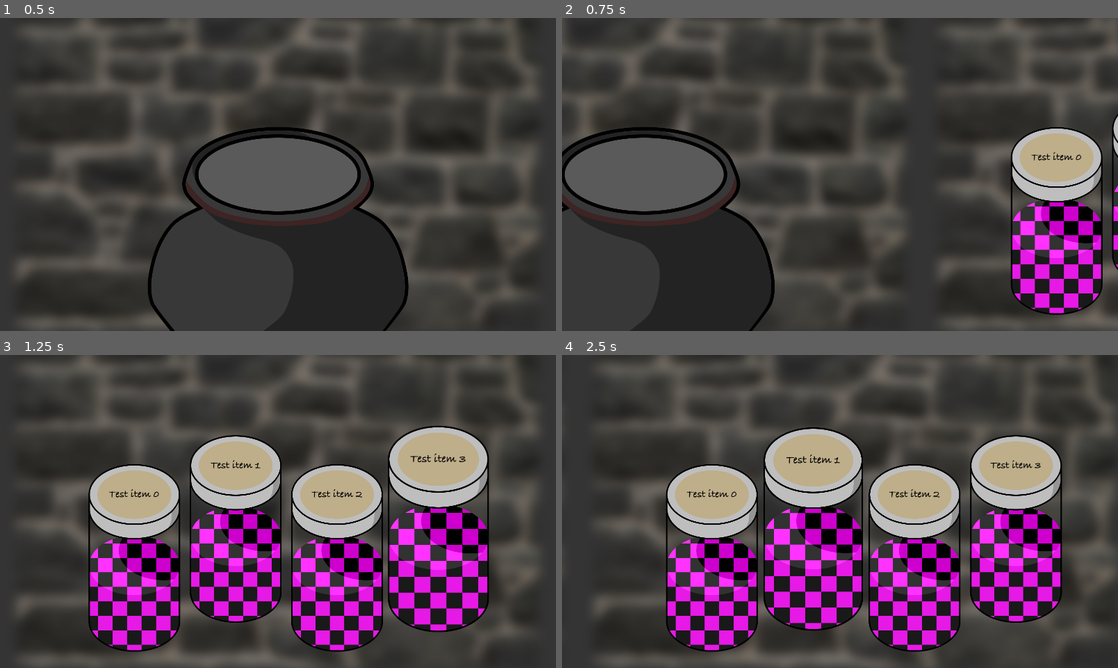
Above: before the commit, frames 1-4 (two rows, left to right).
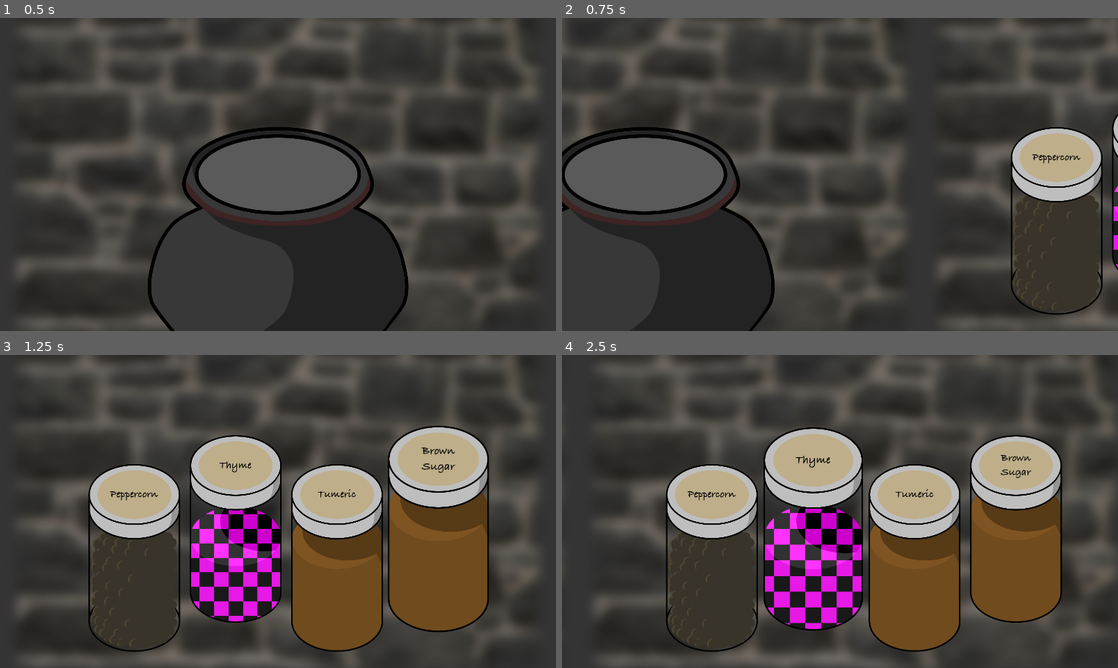
Above: after the commit, the same moments.

Repository: r0ckwav3/out-of-thyme
Game: Godot game, scene res://Scenes/game.tscn
Same seed, same stepped clock (60 frames per second), same inputs: the game is played once before the commit and once after it.
Inputs (mouse positions are in pixels of both pictures, inside the frame that each line leads up to):
- Up to frame 1 (0.5 s): no input
- Up to frame 2 (0.75 s): tap Enter at 0.5 s; move the mouse to (962, 158) at 0.52 s; hold Right (ui_right) from 0.53 s (still down); click (962, 158) at 0.67 s
- Up to frame 3 (1.25 s): keep holding Right (ui_right)
- Up to frame 4 (2.5 s): move the mouse to (695, 558) at 1.27 s; release Right (ui_right) at 1.28 s; hold Left (ui_left) 1.28-2.03 s; click (695, 558) at 1.42 s; move the mouse to (895, 442) at 2.02 s; hold Right (ui_right) from 2.03 s (still down); click (895, 442) at 2.17 s

Frame 1 is identical in both runs. In frame 2, 4.8% of the frame differs, in the area x 81-97%, y 42-95%; in frame 3, 18%, in the area x 16-88%, y 29-95%; in frame 4, 16%.

Commit message:
recipe manager assigns spice data from file

Diff:
--- /dev/null
+++ b/gd/Data/spices.json
@@ -0,0 +1,22 @@
+[
+  {
+    "id": 0,
+    "name": "Thyme",
+    "texture": "Jar_Unimplemented.png"
+  },
+  {
+    "id": 1,
+    "name": "Peppercorn",
+    "texture": "Jar_Peppercorn.png"
+  },
+  {
+    "id": 2,
+    "name": "Brown Sugar",
+    "texture": "Jar_Liquid_Brown.png"
+  },
+  {
+    "id": 3,
+    "name": "Tumeric",
+    "texture": "Jar_Liquid_Brown.png"
+  },
+]
--- a/gd/Scenes/game.tscn
+++ b/gd/Scenes/game.tscn
@@ -1,9 +1,11 @@
-[gd_scene load_steps=5 format=3 uid="uid://v7o8nvto7jyn"]
+[gd_scene load_steps=7 format=3 uid="uid://v7o8nvto7jyn"]
 
 [ext_resource type="PackedScene" uid="uid://bp3ktpd4rye8f" path="res://Scenes/subscene_manager.tscn" id="1_bnhar"]
 [ext_resource type="PackedScene" uid="uid://63nui4oaaiyw" path="res://Scenes/pot_scene.tscn" id="2_luqqc"]
 [ext_resource type="Texture2D" uid="uid://gy4pdicj0op1" path="res://Assets/BGs/blurry_wall.jpg" id="3_njvuc"]
 [ext_resource type="PackedScene" uid="uid://dju6rnicahicb" path="res://Scenes/jar_controller.tscn" id="4_77yxr"]
+[ext_resource type="Script" path="res://Scripts/RecipeManager.gd" id="5_c6pvm"]
+[ext_resource type="Script" path="res://Scripts/MouseManager.gd" id="6_2huoc"]
 
 [node name="Game" type="Node2D"]
 
@@ -25,3 +27,12 @@
 
 [node name="JarController" parent="SubsceneManager2/TempDrawerScene" instance=ExtResource("4_77yxr")]
 position = Vector2(464, 700)
+
+[node name="RecipeManager" type="Node" parent="."]
+script = ExtResource("5_c6pvm")
+
+[node name="MouseManager" type="Node2D" parent="."]
+script = ExtResource("6_2huoc")
+
+[connection signal="item_selected" from="SubsceneManager2/TempDrawerScene/JarController" to="MouseManager" method="_on_spice_selected"]
+[connection signal="spices_intialized" from="RecipeManager" to="SubsceneManager2/TempDrawerScene/JarController" method="_on_spice_init"]
--- a/gd/Scripts/JarController.gd
+++ b/gd/Scripts/JarController.gd
@@ -4,21 +4,30 @@
 
 @export var Jar: PackedScene
 @export var num_jars = 4
+@export var spice_list_start = 0
 @export_group("Positioning")
 @export var dx = 350
 @export var dy = -100
 
+var jar_setup = false
 var jars = []
 
 # Called when the node enters the scene tree for the first time.
 func _ready():
+	pass
+
+func _on_spice_init(spices):
+	# TODO: add better logic to just display less jars
+	assert(len(spices) >= num_jars + spice_list_start)
 	# setup the jars
 	var curr_x = 0
 	for i in range(num_jars):
+		var spice_data = spices[spice_list_start + i]
 		var newjar = Jar.instantiate()
-		# TODO: change when I make the item system
-		newjar.item_name = "Test item " + str(i)
-		newjar.item_id = i
+
+		newjar.item_id = spice_data["id"]
+		newjar.item_name = spice_data["name"]
+		newjar.sprite_name = spice_data["texture"]
 
 		newjar.position.x = curr_x
 		newjar.position.y = 0 if i%2 == 0 else dy
@@ -29,6 +38,7 @@
 		jars.append(newjar)
 		add_child(newjar)
 
+	jar_setup = true
 
 # Called every frame. 'delta' is the elapsed time since the previous frame.
 func _process(delta):
--- a/gd/Scripts/JarDetectRayCast.gd
+++ b/gd/Scripts/JarDetectRayCast.gd
@@ -1,3 +1,4 @@
+## UNUSED CODE ##
 extends RayCast2D
 
 var last_obj = null;
--- /dev/null
+++ b/gd/Scripts/MouseManager.gd
@@ -0,0 +1,23 @@
+extends Node2D
+
+signal spice_added
+
+var current_spice: int
+
+# Called when the node enters the scene tree for the first time.
+func _ready():
+	set_current_spice(-1)
+
+# Called every frame. 'delta' is the elapsed time since the previous frame.
+func _process(_delta):
+	position = get_viewport().get_mouse_position()
+
+func _on_pot_clicked():
+	set_current_spice(-1)
+	# TODO: message recipe manager
+
+func _on_spice_selected(id: int):
+	set_current_spice(id)
+
+func set_current_spice(id: int):
+	current_spice = id
--- /dev/null
+++ b/gd/Scripts/RecipeManager.gd
@@ -0,0 +1,27 @@
+extends Node
+
+signal spices_intialized(spices)
+
+@export var num_spices = 4
+var chosen_spices = []
+
+# Called when the node enters the scene tree for the first time.
+func _ready():
+	parse_spices()
+
+func parse_spices():
+	var spice_json = load("res://Data/spices.json")
+	assert(typeof(spice_json.data) == TYPE_ARRAY)
+	var parse1 = spice_json.data
+	parse1.shuffle()
+	assert(len(parse1) >= num_spices)
+	for i in range(num_spices):
+		assert(typeof(parse1[i]) == TYPE_DICTIONARY)
+		var parse2 = parse1[i]
+		chosen_spices.append(parse2)
+
+	spices_intialized.emit(chosen_spices)
+
+# Called every frame. 'delta' is the elapsed time since the previous frame.
+func _process(delta):
+	pass
